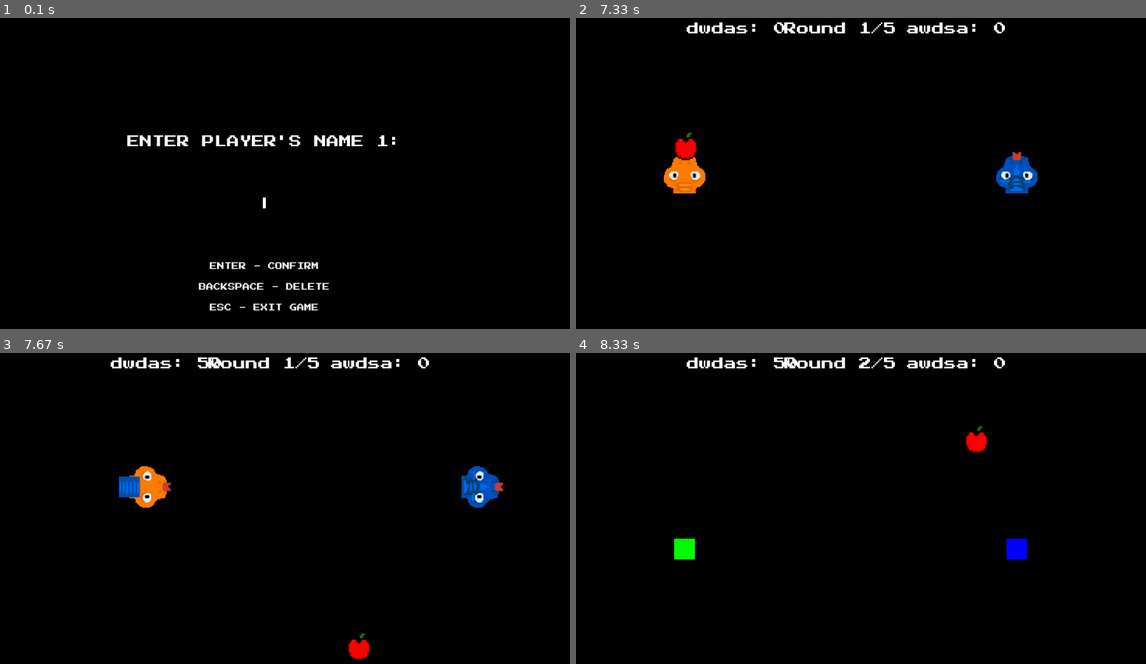
Above: before the commit, frames 1-4 (two rows, left to right).
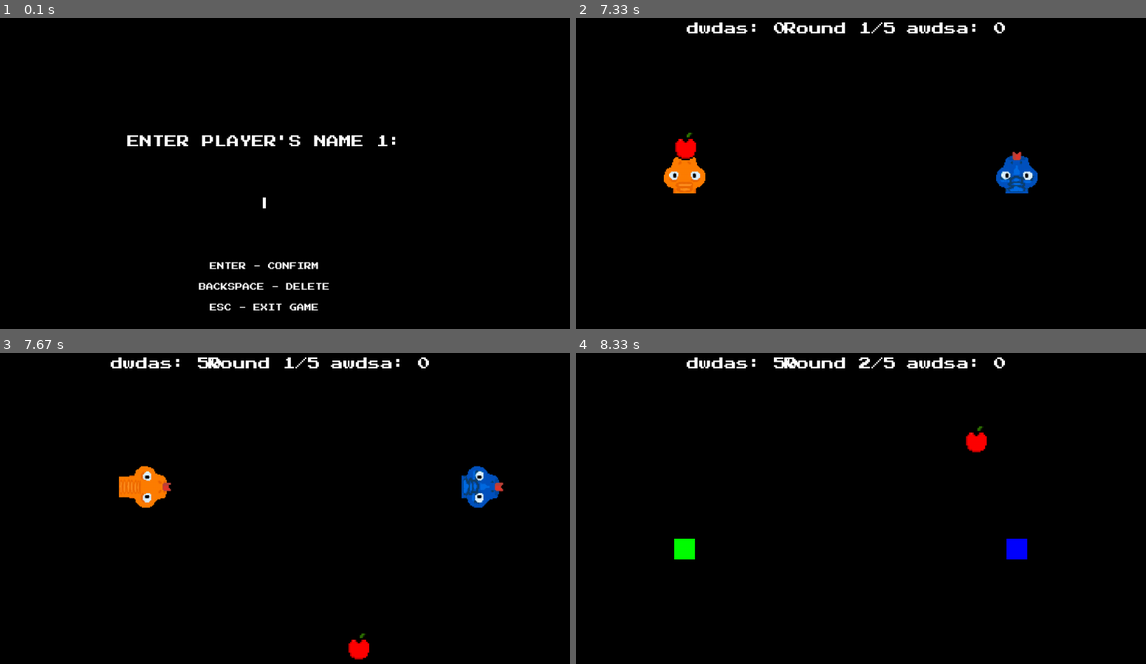
Above: after the commit, the same moments.

Repository: Rainbowmindd/PyGame-Snake
Game: pygame game, started from main.py
Two runs of this game, one before a commit and one after it. Both use one fixed random seed, a clock stepped at 60 frames per second and the inputs below.
Inputs:
- Up to frame 1 (0.1 s): no input
- Up to frame 2 (7.33 s): tap Enter at 0.33, 3.53, 6.33, 6.73 s; hold Right 0.67-1.13 s; hold D 0.67-1.13 s; hold Up 1.8-2.1 s; hold W 1.8-2.1 s; hold Right 2.13-2.6 s; hold D 2.13-2.6 s; hold Left 2.63-3.17 s; hold A 2.63-3.17 s; hold Down 3.2-3.5 s; hold S 3.2-3.5 s; hold Left 3.93-4.33 s; hold A 3.93-4.33 s; hold Up 4.37-4.73 s; hold W 4.37-4.73 s; hold Right 4.77-5.4 s; hold D 4.77-5.4 s; hold Down 5.43-5.8 s; hold S 5.43-5.8 s; hold Left 5.83-6.3 s; hold A 5.83-6.3 s; hold Up from 7.13 s (still down); hold W from 7.13 s (still down)
- Up to frame 3 (7.67 s): release Up at 7.43 s; release W at 7.43 s; hold Right from 7.47 s (still down); hold D from 7.47 s (still down)
- Up to frame 4 (8.33 s): release Right at 7.93 s; release D at 7.93 s; hold Left from 7.97 s (still down); hold A from 7.97 s (still down)

Frames 1-2 are identical in both runs. In frame 3, 0.3% of the frame differs, in the area x 20-25%, y 39-47%; in frame 4, nothing differs.

Commit message:
orange snake body added (without a tail)

Diff:
--- a/game.py
+++ b/game.py
@@ -56,7 +56,7 @@
             pygame.K_DOWN: DOWN,
             pygame.K_LEFT: LEFT,
             pygame.K_RIGHT: RIGHT
-        }, self.player1_name,'assets/sprites/snake_sprite/orange_snake','assets/sprites/snake_sprite/blue_snake')
+        }, self.player1_name,'assets/sprites/snake_sprite/orange_snake','assets/sprites/snake_sprite/orange_snake')
 
         self.snake2 = Snake(BLUE, ((3*self.GRID_WIDTH//4)*self.GRID_SIZE, (self.GRID_HEIGHT//2)*self.GRID_SIZE), {
             pygame.K_w: UP,
--- a/snake.py
+++ b/snake.py
@@ -129,9 +129,9 @@
                 else:
                     segment_dir = self.direction if self.direction else (0, 0)
 
-                if segment_dir in [(0, -GRID_SIZE), (0, GRID_SIZE)]:  # Pionowy ruch (góra/dół)
+                if segment_dir in [(0, -GRID_SIZE), (0, GRID_SIZE)]:
                     display.blit(self.body_front_sprite, (segment[0], segment[1]))
-                elif segment_dir in [(-GRID_SIZE, 0), (GRID_SIZE, 0)]:  # Poziomy ruch (lewo/prawo)
+                elif segment_dir in [(-GRID_SIZE, 0), (GRID_SIZE, 0)]:
                     display.blit(self.body_side_sprite, (segment[0], segment[1]))
                 else:
                     pygame.draw.rect(display, self.color, (segment[0], segment[1], GRID_SIZE, GRID_SIZE))
Binary file added: assets/sprites/snake_sprite/orange_snake/body_front.png
Binary file added: assets/sprites/snake_sprite/orange_snake/body_side.png
